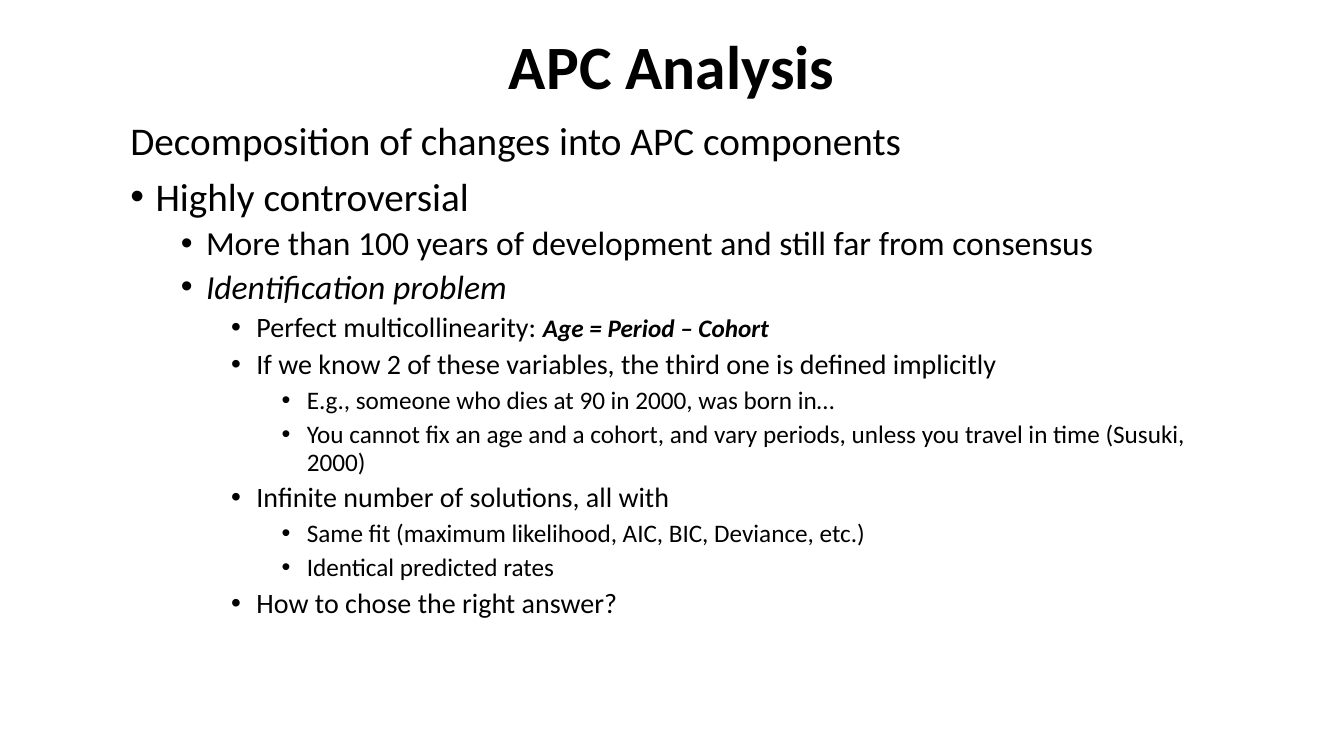
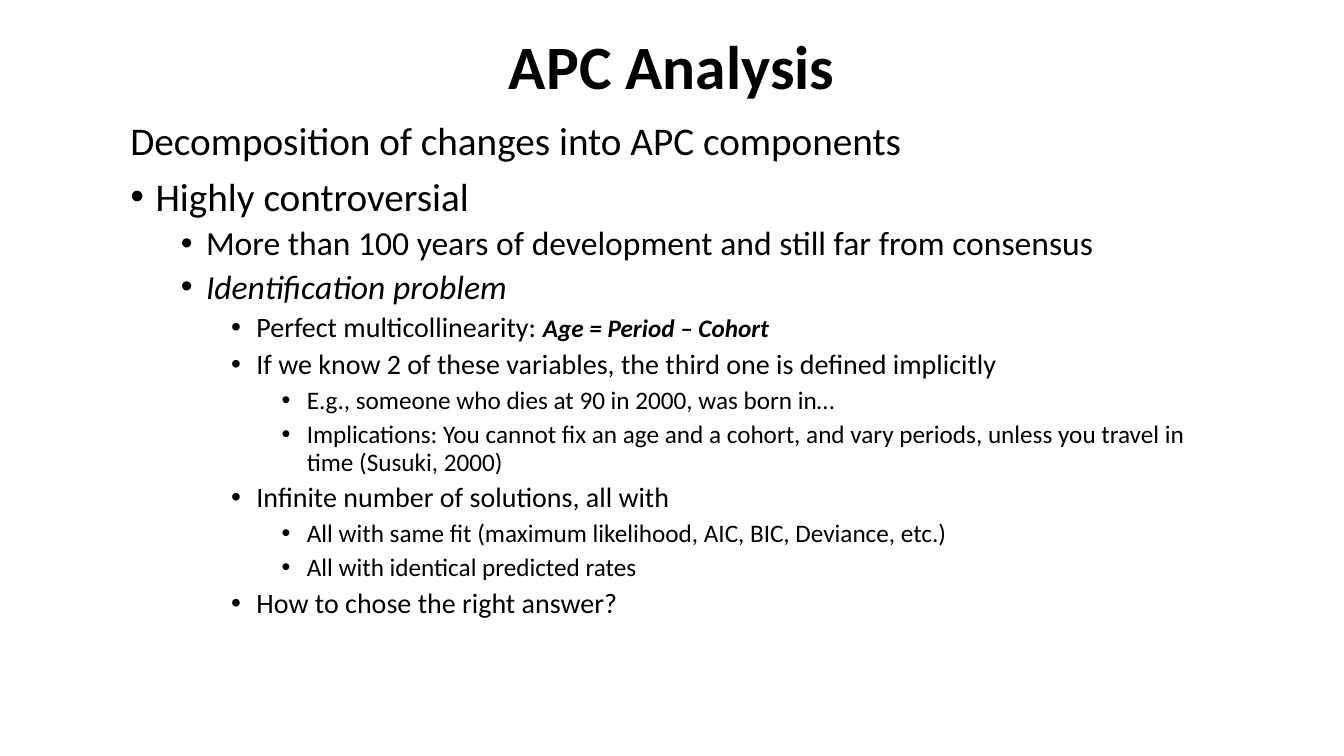
Before and after one commit to kikeacosta/edsd23_apc, a slide deck: slide 3 of slides/03_statistical_APC.pptx. Drawn at 1344x756 pixels with LibreOffice and Linux fonts; fonts in the diff are those of the drawing. Boxes give left, top, right and bottom in pixels: in the first picture for what was removed or moved away, otherwise in the second. Text is boxed around its words. In the diff, an @@ line names an element or a change of style, - is before the commit and + after.

```diff
--- a/slides/03_statistical_APC.pptx
+++ b/slides/03_statistical_APC.pptx
@@ text at (x1=307, y1=425, x2=1184, y2=475): text changed @@
-      • You cannot fix an age and a cohort, and vary periods, unless you travel in time (Susuki, 2000)
+      • Implications: You cannot fix an age and a cohort, and vary periods, unless you travel in time (Susuki, 2000)
@@ text at (x1=307, y1=523, x2=946, y2=580): text changed @@
-      • Same fit (maximum likelihood, AIC, BIC, Deviance, etc.)
-      • Identical predicted rates
+      • All with same fit (maximum likelihood, AIC, BIC, Deviance, etc.)
+      • All with identical predicted rates
```
Also in this commit, not shown: 1 other slide changed, 3 other files.
